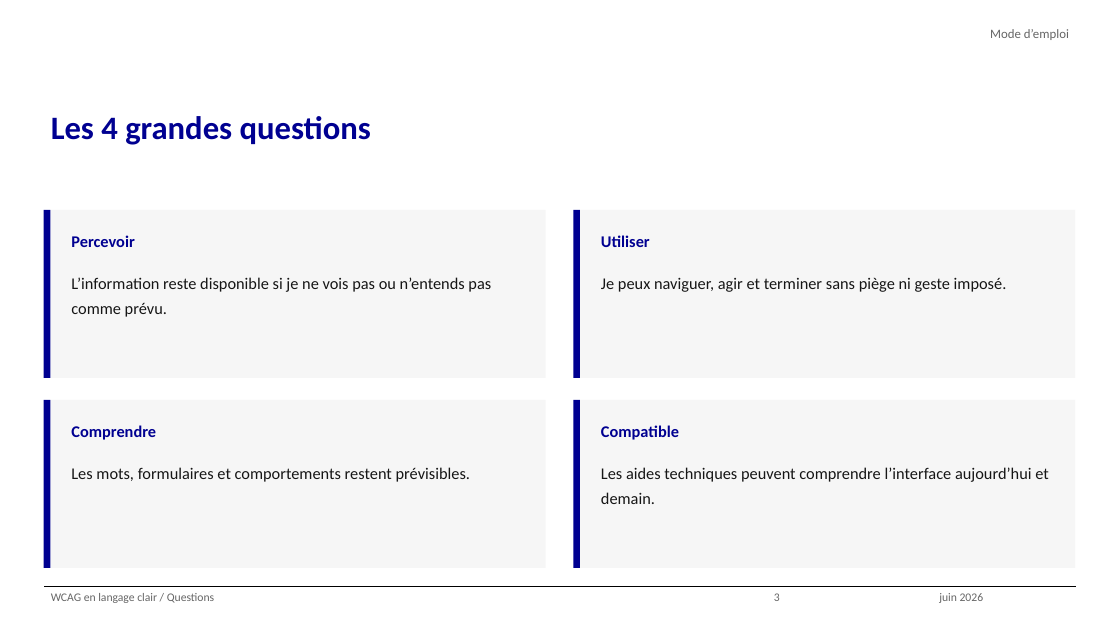
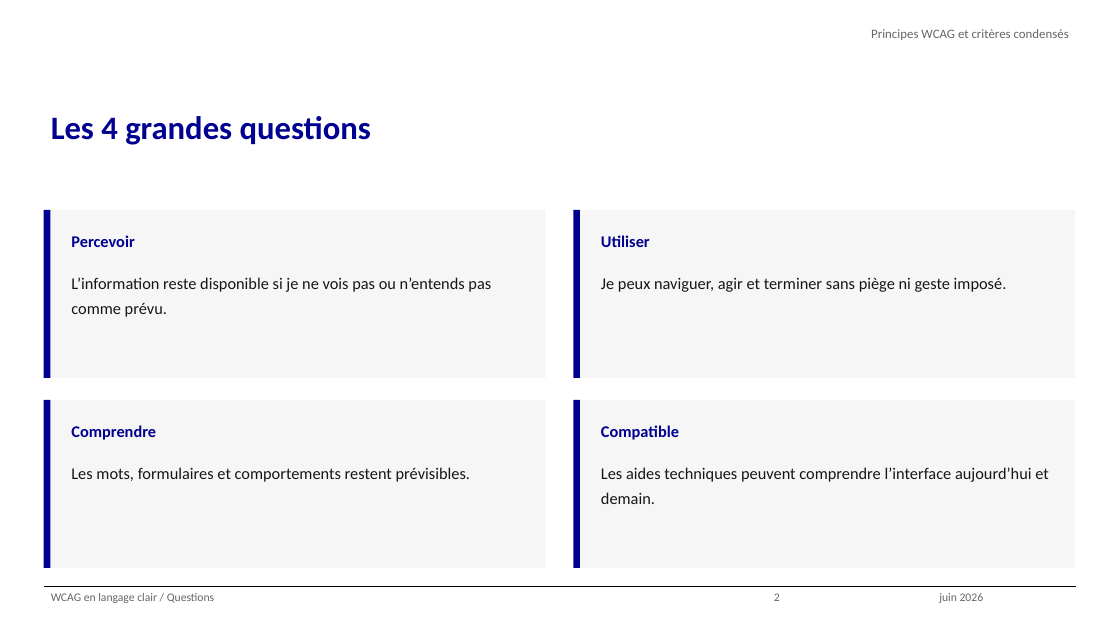
Before and after one commit to alexandra-guiderdoni/usine-fabrication-igpde-102846-ay11, a slide deck: slide 2 of WCAG en langage clair - condensé.pptx (slide 3 before the commit). Drawn at 1120x630 pixels with LibreOffice and Linux fonts; fonts in the diff are those of the drawing; background and template pictures are left out. Boxes give left, top, right and bottom in pixels: in the first picture for what was removed or moved away, otherwise in the second. Text is boxed around its words. In the diff, an @@ line names an element or a change of style, - is before the commit and + after.

```diff
--- a/WCAG en langage clair - condensé.pptx
+++ b/WCAG en langage clair - condensé.pptx
@@ text at [871,29,1069,40]: text changed @@
-Mode d’emploi
+Principes WCAG et critères condensés
```
Also in this commit, not shown: 1 other slide changed, 11 slides added, 21 slides removed, 4 other files.
